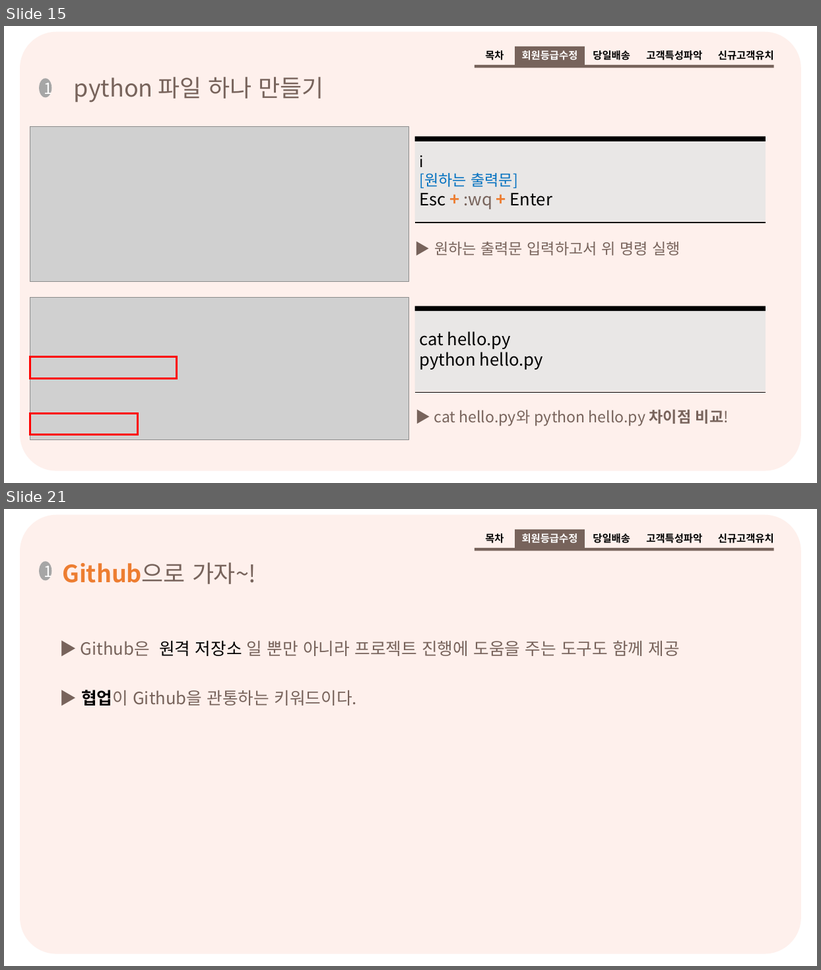
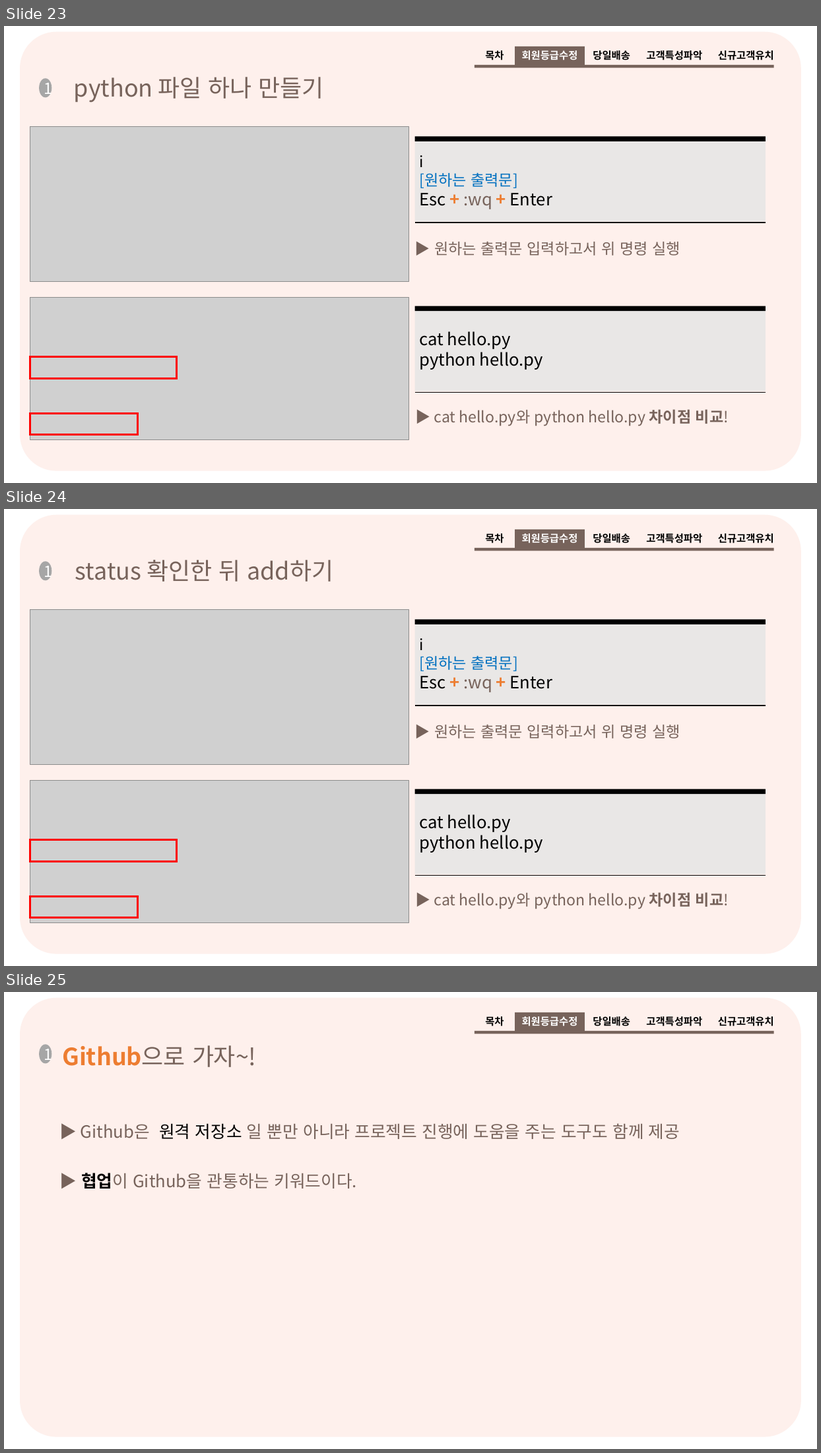
Before and after one commit to hw79chopin/YBIGTA-lecture-note, a slide deck: git,github/Git_Github_practice.pptx. Shown one above the other, each under a label of ours: slides 15 and 21 before the commit, slides 23, 24 and 25 after it; the slides between them are not shown. The pictures are 821x970 and 821x1453 pixels, drawn with LibreOffice and Linux fonts; fonts in the diff are those of the drawing; grey boxes stand for pictures. Boxes give left, top, right and bottom in pixels: in the first picture for what was removed or moved away, otherwise in the second. Text is boxed around its words. In the diff, an @@ line names an element or a change of style, - is before the commit and + after.

```diff
--- a/git,github/Git_Github_practice.pptx
+++ b/git,github/Git_Github_practice.pptx
@@ slide 24 added at [4, 509, 817, 966], background #FFFFFF @@
@@ rounded rectangle added at [20, 514, 801, 955], fill #FEF0EC @@
@@ group added at [475, 529, 774, 551]: 4 texts, 2 rectangles @@
+목차
+회원등급수정
+당일배송
+고객특성파악
+신규고객유치
@@ ellipse added at [39, 561, 52, 580], fill #A6A6A6, 18 pt, text #FFFFFF @@
+1
@@ text added at [75, 560, 333, 582], 28 pt, text #77635B @@
+status 확인한 뒤 add하기
@@ picture added at [30, 609, 409, 765] @@
@@ group added at [415, 619, 766, 739]: 2 texts, 2 rectangles, 1 line @@
+▶ 원하는 출력문 입력하고서 위 명령 실행
+i
+[원하는 출력문]
+Esc + :wq + Enter
@@ picture added at [30, 781, 410, 923] @@
@@ group added at [415, 789, 766, 910]: 2 texts, 2 rectangles, 1 line @@
+▶ cat hello.py와 python hello.py 차이점 비교!
+cat hello.py
+python hello.py
@@ rectangle added at [30, 840, 177, 861], outline #FF0000 2.25 pt @@
@@ rectangle added at [30, 897, 137, 918], outline #FF0000 2.25 pt @@
@@ what was slide 15 is now slide 23 @@
@@ what was slide 21 is now slide 25 @@
```
Also in this commit, not shown: 5 slides changed, 4 other slides added, 1 slide removed.
